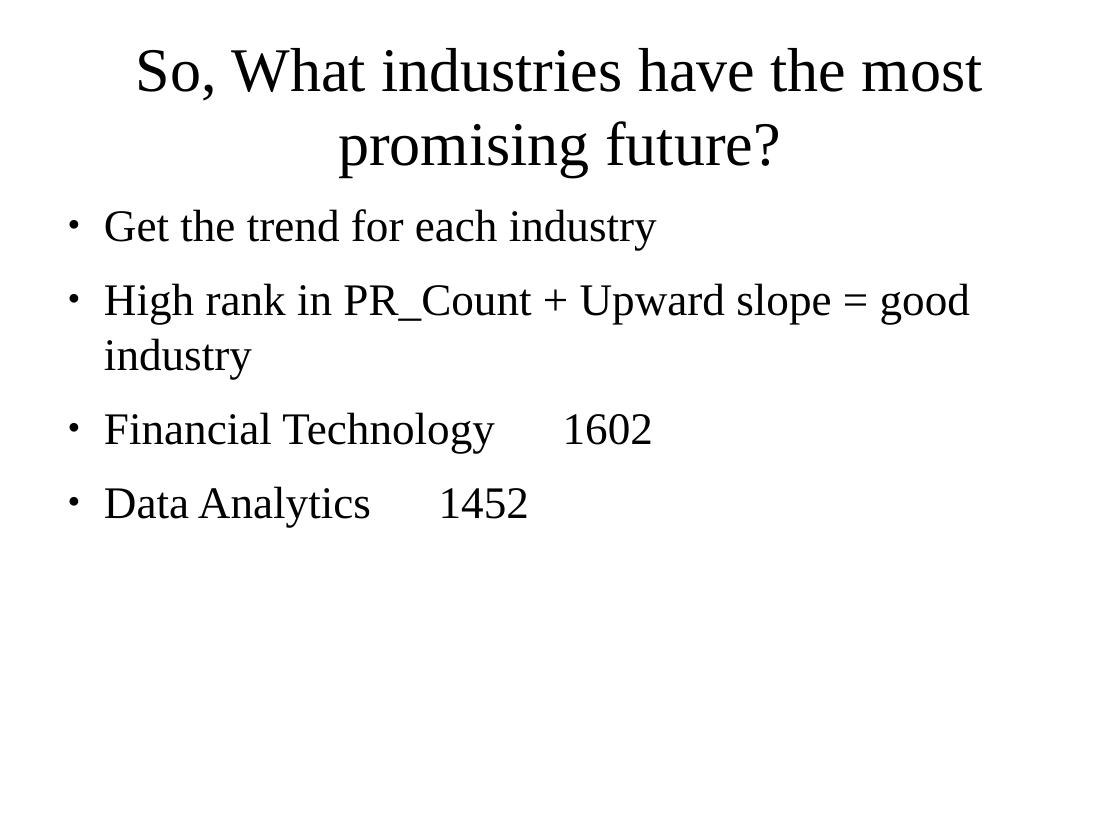
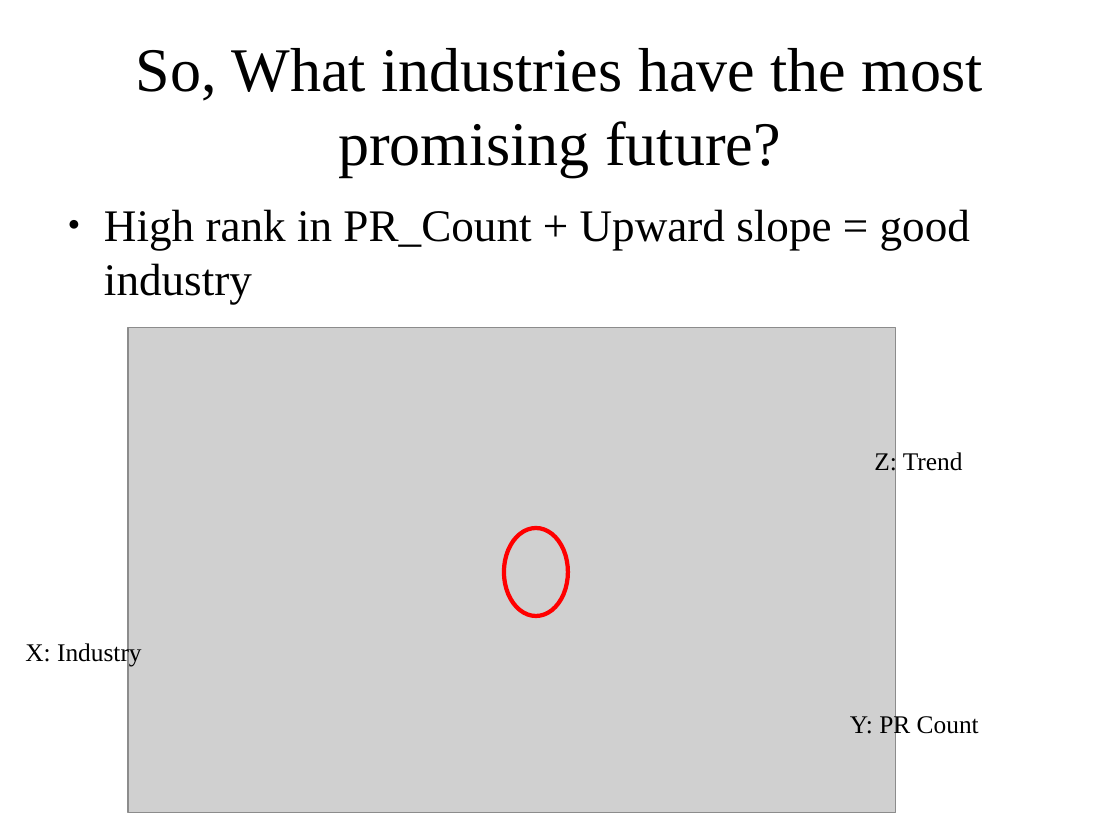
Before and after one commit to chazzy1/webscraping, a slide deck: slide 15 of documents/news_scraping.odp (slide 14 before the commit). Drawn at 1120x840 pixels with LibreOffice and Linux fonts; fonts in the diff are those of the drawing; grey boxes stand for pictures. Boxes give left, top, right and bottom in pixels: in the first picture for what was removed or moved away, otherwise in the second. Text is boxed around its words. In the diff, an @@ line names an element or a change of style, - is before the commit and + after.

```diff
--- a/documents/news_scraping.odp
+++ b/documents/news_scraping.odp
@@ text at box(104, 209, 657, 250): paragraph removed @@
-● Get the trend for each industry
@@ picture added at box(128, 328, 896, 813) @@
@@ text at box(104, 412, 529, 527): paragraphs removed @@
-● Financial Technology 1602
-● Data Analytics 1452
@@ text added at box(874, 450, 963, 476), 18 pt, text #000000 @@
+Z: Trend
@@ ellipse added at box(504, 528, 568, 617), outline #FF0000 3 pt @@
@@ text added at box(25, 641, 142, 667), 18 pt, text #000000 @@
+X: Industry
@@ text added at box(850, 713, 979, 739), 18 pt, text #000000 @@
+Y: PR Count
```
Also in this commit, not shown: 1 other slide changed, 2 slides added, 2 other files.
